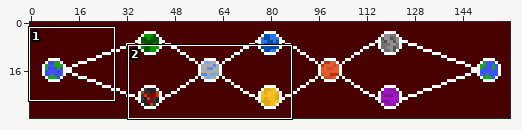
File history of a sprite sheet, assets/images/level/Map.png. Above, an overview of the earlier version with the close-up marked.
Close-up. Old version:
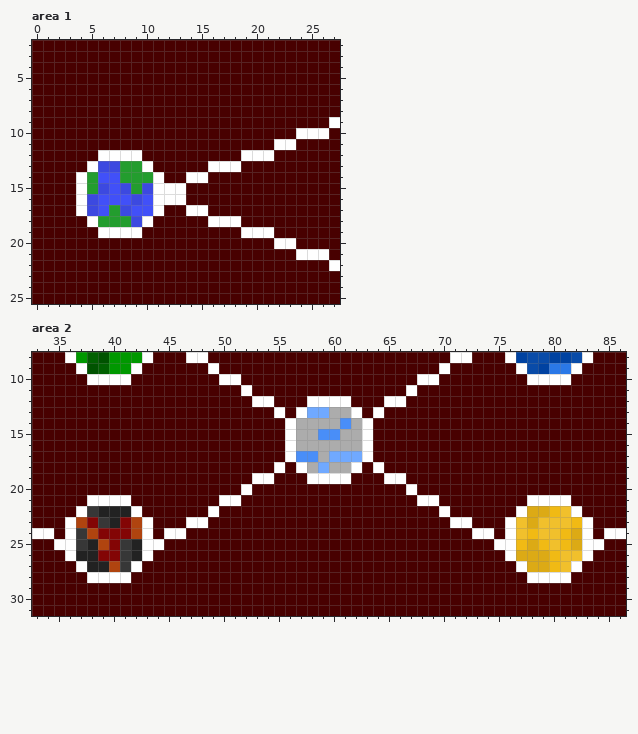
The file is 160x32 pixels. Shown: area 1: x 0..27, y 2..25; area 2: x 33..86, y 8..31.
The result:
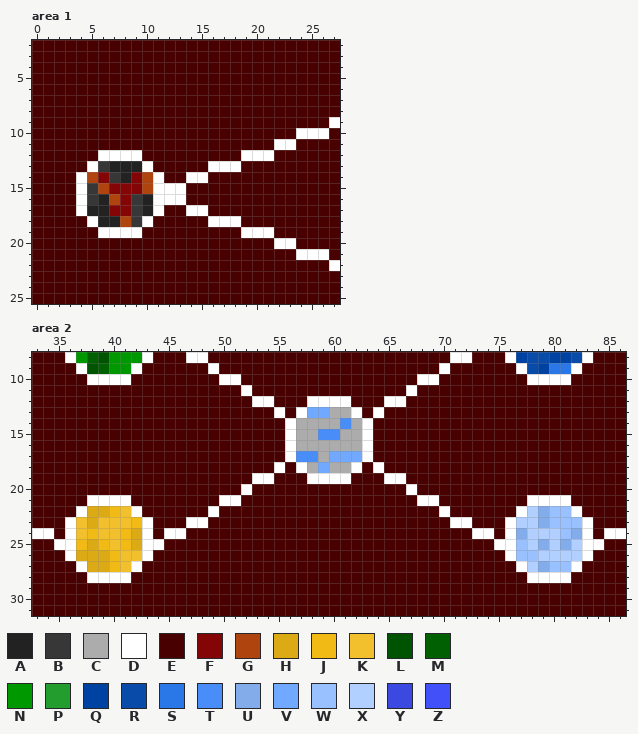
Palette (. is transparent): A #222222  B #373737  C #acacac  D #ffffff  E #480000  F #830505  G #b0440f  H #dcaa15  J #f1ba14  K #f1c02c  L #005300  M #016001  N #009800  P #239d2e  Q #0042a1  R #094ba8  S #2a78e7  T #498ef8  U #83acea  V #70a9ff  W #99c1ff  X #b1cfff  Y #3c49e0  Z #4150f8
Diff:
Area 1:
The author changed colour P to colour A in row 13 at x 8 to 9; in row 14 at x 8; in row 18 at x 6 to 7.
The author changed colour Y to colour A in row 13 at x 7; in row 17 at x 5.
The author changed colour Z to colour A in rows 16 to 17 at x 6 and 10.
The author changed colour P to colour B in row 15 at x 5.
The author changed colour Y to colour B in row 13 at x 6; in row 16 at x 5 and 9; in row 18 at x 9.
The author changed colour Z to colour B in row 14 at x 7; in row 17 at x 9.
The author changed colour P to colour F in rows 14 to 15 at x 9; in row 17 at x 7.
The author changed colour Y to colour F in row 15 at x 8; in row 17 at x 8.
The author changed colour Z to colour F in row 14 at x 6; in row 15 at x 7; in row 16 at x 8.
The author changed colour P to colour G in row 14 at x 5 and 10; in row 18 at x 8.
The author changed colour Y to colour G in row 15 at x 6 and 10.
The author changed colour Z to colour G in row 16 at x 7.
Area 2:
The author changed colour A to colour H in row 22 at x 39; in row 25 at x 38 and 42; in row 26 at x 37 to 38; in row 27 at x 38 to 39.
The author changed colour B to colour H in row 22 at x 38.
The author changed colour F to colour H in row 23 at x 38; in row 26 at x 39.
The author changed colour G to colour H in row 24 at x 42.
The author changed colour A to colour J in row 22 at x 40.
The author changed colour B to colour J in row 25 at x 37 and 41.
The author changed colour F to colour J in row 24 at x 41; in row 26 at x 40.
The author changed colour G to colour J in row 23 at x 42; in row 24 at x 38; in row 25 at x 39; in row 27 at x 40.
The author changed colour A to colour K in row 22 at x 41; in row 23 at x 40; in row 26 at x 42.
The author changed colour B to colour K in row 23 at x 39; in row 24 at x 37; in rows 26 to 27 at x 41.
The author changed colour F to colour K in row 23 at x 41; in row 24 at x 39 to 40; in row 25 at x 40.
The author changed colour G to colour K in row 23 at x 37.
The author changed colour H to colour U in row 22 at x 79; in row 24 at x 82; in row 27 at x 79.
The author changed colour J to colour U in row 25 at x 79 and 81.
The author changed colour K to colour U in row 23 at x 79; in row 24 at x 77.
The author changed colour H to colour W in row 26 at x 77 to 78.
The author changed colour J to colour W in row 22 at x 80; in row 23 at x 82; in row 24 at x 81; in row 25 at x 77; in row 27 at x 80.
The author changed colour K to colour W in row 22 at x 81; in row 23 at x 80 to 81; in row 27 at x 81.
The author changed colour H to colour X in rows 22 to 23 at x 78; in row 25 at x 78 and 82; in row 26 at x 79; in row 27 at x 78.
The author changed colour J to colour X in row 24 at x 78; in row 26 at x 80.
The author changed colour K to colour X in row 23 at x 77; in row 24 at x 79 to 80; in row 25 at x 80; in row 26 at x 81 to 82.
Boxes around the changes in both close-ups, in picture pixels (x1, y1, x2, y2):
changed: (87, 161, 153, 227)
changed: (76, 506, 142, 572)
changed: (516, 506, 582, 572)
